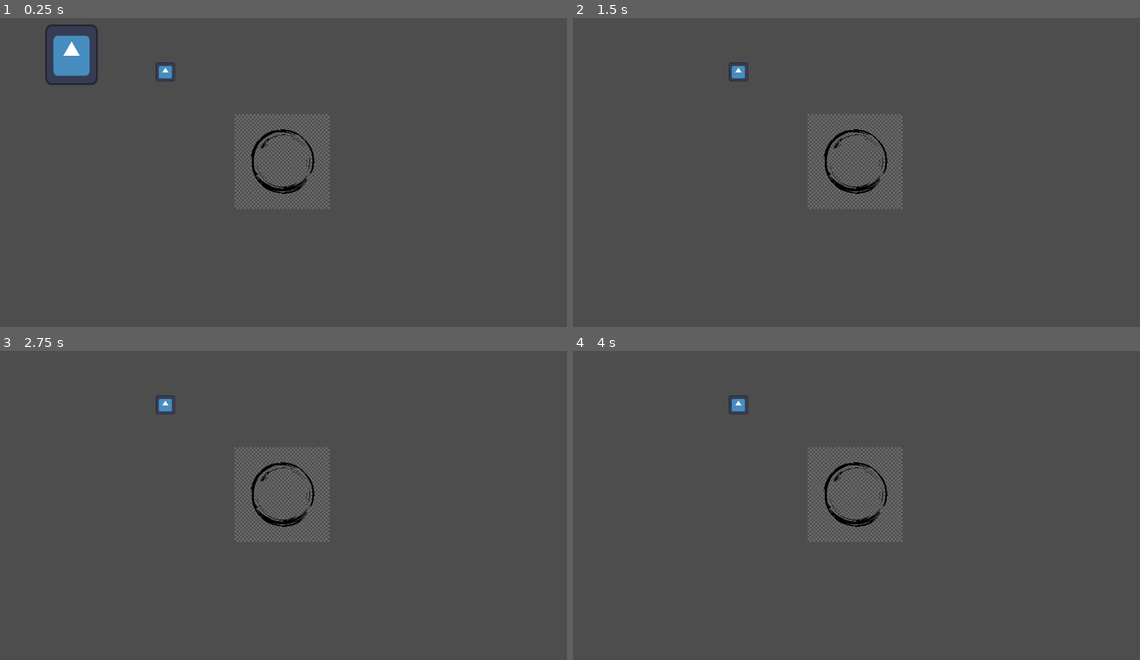
Above: before the commit, frames 1-4 (two rows, left to right).
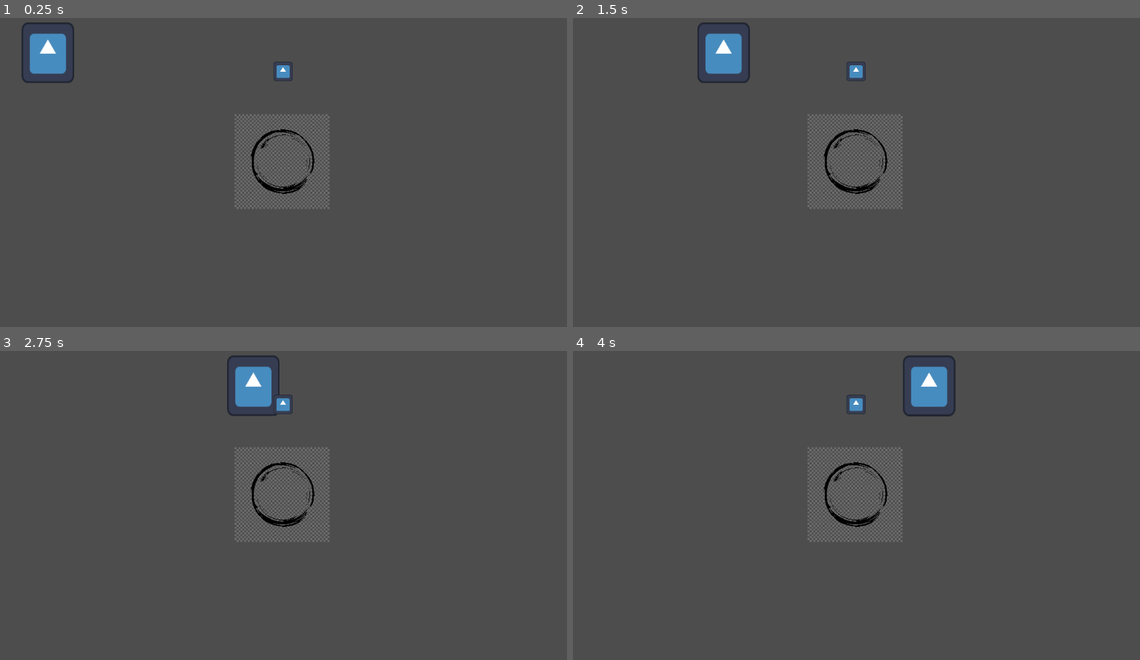
Above: after the commit, the same moments.

Repository: Sacredng/StandaloneLottoDefense
Game: Godot game, scene res://scenes/level.tscn
Two runs of this game, one before a commit and one after it. Both use one fixed random seed, a clock stepped at 60 frames per second and the inputs below. The engine's default icon, where the game draws it, is replaced by a stand-in: a white triangle on a blue panel in a dark square.
Inputs:
- Up to frame 1 (0.25 s): no input
- Up to frame 2 (1.5 s): tap Enter (ui_accept) at 0.5, 1.35 s; hold Enter (ui_accept) 0.53-1.28 s
- Up to frame 3 (2.75 s): tap Enter (ui_accept) at 1.52, 1.82 s; hold Enter (ui_accept) from 2.03 s (still down)
- Up to frame 4 (4 s): release Enter (ui_accept) at 2.78 s; tap Enter (ui_accept) at 2.85, 3.02, 3.32 s; hold Enter (ui_accept) from 3.53 s (still down)

The runs differ from the first frame. In frame 1, 1.7% of the frame differs, in the area x 3-52%, y 1-22%; in frame 2, 1.2%; in frame 3, 1.3%; in frame 4, 1.4%.

Commit message:
Added Shooting Projectiles to Towers

Diff:
--- a/standalone-lotto-defense/Scripts/EnemiesScripts/BasicEnemyScript.gd
+++ b/standalone-lotto-defense/Scripts/EnemiesScripts/BasicEnemyScript.gd
@@ -1,21 +1,28 @@
 extends CharacterBody2D
 
-@export var max_health = 10
+signal died(enemy)
 
-var current_health
+@export var max_health: int = 10
+@export var reward: int = 5
+
+var current_health: int
 
 func _ready():
 	current_health = max_health
 
-func take_damage(amount):
+func take_damage(amount: int) -> void:
 	current_health -= amount
-
 	if current_health <= 0:
 		die()
 
-func die():
+func die() -> void:
+	emit_signal("died", self)
 	queue_free()
 
-func _input(event):
-	if event.is_action_pressed("ui_accept"):
-		take_damage(5)
+func get_reward() -> int:
+	return reward
+
+# call this when enemy reaches the end of the path
+func reach_goal() -> void:
+	# notify GameManager directly or via signal
+	get_tree().current_scene.get_node("GameManager").enemy_reached_goal(self)
--- a/standalone-lotto-defense/Scripts/EnemiesScripts/path_follow_2d.gd
+++ b/standalone-lotto-defense/Scripts/EnemiesScripts/path_follow_2d.gd
@@ -1,6 +1,6 @@
 extends PathFollow2D
 
-@export var speed = 400
+@export var speed = 200
 
 func _process(delta):
 	progress += speed * delta
--- /dev/null
+++ b/standalone-lotto-defense/Scripts/Managers/GameManager.gd
@@ -0,0 +1,27 @@
+extends Node
+
+@export var starting_money: int = 100
+@export var starting_lives: int = 20
+
+var money: int
+var lives: int
+var wave: int = 0
+
+func _ready():
+	money = starting_money
+	lives = starting_lives
+
+func register_enemy(enemy: Node) -> void:
+	# Called by spawner or when enemy is instanced
+	enemy.connect("died", Callable(self, "_on_enemy_died"))
+
+func _on_enemy_died(enemy):
+	if enemy.has_method("get_reward"):
+		money += enemy.get_reward()
+	# update UI here or emit a signal
+	emit_signal("money_changed", money)
+
+func enemy_reached_goal(enemy):
+	lives -= 1
+	emit_signal("lives_changed", lives)
+	enemy.queue_free()
--- /dev/null
+++ b/standalone-lotto-defense/Scripts/Managers/UIManager.gd
@@ -0,0 +1,14 @@
+extends Node
+
+@onready var money_label: Label = $CanvasLayer/MoneyLabel
+@onready var lives_label: Label = $CanvasLayer/LivesLabel
+@onready var wave_label: Label = $CanvasLayer/WaveLabel
+
+func update_money(value: int) -> void:
+	money_label.text = str(value)
+
+func update_lives(value: int) -> void:
+	lives_label.text = str(value)
+
+func update_wave(value: int) -> void:
+	wave_label.text = "Wave " + str(value)
--- a/standalone-lotto-defense/Scripts/Managers/managers.gd
+++ /dev/null
@@ -1,11 +0,0 @@
-extends Node
-
-
-# Called when the node enters the scene tree for the first time.
-func _ready() -> void:
-	pass # Replace with function body.
-
-
-# Called every frame. 'delta' is the elapsed time since the previous frame.
-func _process(delta: float) -> void:
-	pass
--- a/standalone-lotto-defense/Scripts/Projectiles/projectiles.gd
+++ b/standalone-lotto-defense/Scripts/Projectiles/projectiles.gd
@@ -1,21 +1,31 @@
+# Projectile.gd
+class_name Projectile
 extends Area2D
 
-@export var speed = 400
-@export var damage = 5
+@export var speed: float = 400.0
+@export var damage: int = 5
 
-var target = null
+var target: Node = null
 
-func _process(delta):
+func _ready() -> void:
+	# If tower used set_meta fallback, pick it up here
+	if target == null and has_meta("target"):
+		target = get_meta("target")
+	print("Projectile ready. Target:", target)
 
-	if !is_instance_valid(target):
+func _process(delta: float) -> void:
+	if target == null or !is_instance_valid(target):
 		queue_free()
 		return
+	look_at(target.global_position)
+	global_position = global_position.move_toward(target.global_position, speed * delta)
+	if global_position.distance_to(target.global_position) < 8.0:
+		if target.has_method("take_damage"):
+			target.take_damage(damage)
+		queue_free()
 
-	global_position = global_position.move_toward(
-		target.global_position,
-		speed * delta
-	)
-
-	if global_position.distance_to(target.global_position) < 10:
-		target.take_damage(damage)
+func _on_area_entered(area: Node) -> void:
+	if area.is_in_group("EnemiesGroup"):
+		if area.has_method("take_damage"):
+			area.take_damage(damage)
 		queue_free()
--- a/standalone-lotto-defense/Scripts/TowersScripts/BasicTowerScript.gd
+++ b/standalone-lotto-defense/Scripts/TowersScripts/BasicTowerScript.gd
@@ -1,24 +1,70 @@
 extends Node2D
 
-@export var projectile_scene : PackedScene
-var enemies_in_range = []
+@export var projectile_scene: PackedScene
+@export var fire_rate: float = 2.0 # shots per second
 
-func _on_area_2d_body_entered(body):
-	print("SOMETHING ENTERED")
+var enemies_in_range: Array = []
+var cooldown: float = 0.0
 
+@onready var projectiles_parent: Node = get_tree().current_scene.get_node_or_null("Projectiles")
+
+func _ready() -> void:
+	if projectile_scene == null:
+		push_error("projectile_scene not assigned on " + str(self))
+	cooldown = 0.0
+
+func _process(delta: float) -> void:
+	cooldown = max(0.0, cooldown - delta)
+	# cleanup invalid targets
+	for e in enemies_in_range.duplicate():
+		if !is_instance_valid(e):
+			enemies_in_range.erase(e)
+
+func _on_area_2d_body_entered(body: Node) -> void:
 	if body.is_in_group("EnemiesGroup"):
-		print("ENEMY DETECTED")
 		enemies_in_range.append(body)
 
-func _on_area_2d_body_exited(body):
+func _on_area_2d_body_exited(body: Node) -> void:
 	if body.is_in_group("EnemiesGroup"):
 		enemies_in_range.erase(body)
 
-func _on_shoot_timer_timeout():
-	if enemies_in_range.size() > 0:
-		var target = enemies_in_range[0]
-		if is_instance_valid(target):
-			var projectile = projectile_scene.instantiate()
-			get_tree().current_scene.add_child(projectile)
-			projectile.global_position = global_position
-			projectile.target = target
+func _on_shoot_timer_timeout() -> void:
+	# If you use a Timer node, this function is called by the Timer signal.
+	shoot()
+
+func shoot() -> void:
+	if cooldown > 0.0:
+		return
+	if enemies_in_range.size() == 0:
+		return
+
+	var target: Node = null
+	for e in enemies_in_range:
+		if is_instance_valid(e):
+			target = e
+			break
+	if target == null:
+		return
+
+	if projectile_scene == null:
+		push_error("projectile_scene not assigned on " + str(self))
+		return
+
+	var projectile = projectile_scene.instantiate()
+
+	# set meta BEFORE add_child so projectile._ready() can pick it up
+	projectile.set_meta("target", target)
+
+	if projectiles_parent:
+		projectiles_parent.add_child(projectile)
+	else:
+		get_tree().current_scene.add_child(projectile)
+
+	projectile.global_position = global_position
+
+	# typed check using class_name
+	if projectile is Projectile:
+		projectile.target = target
+	# else: meta fallback already set; projectile._ready() will read it
+
+	cooldown = 1.0 / fire_rate
--- /dev/null
+++ b/standalone-lotto-defense/Scripts/WaveSpawner.gd
@@ -0,0 +1,67 @@
+extends Node
+
+signal wave_started(wave_number)
+signal wave_finished(wave_number)
+
+@export var enemy_scene: PackedScene
+@export var spawn_point: Node2D
+@export var spawn_points: Array[Node2D] = []
+@export var enemies_per_wave: int = 5
+@export var spawn_delay: float = 0.6
+@export var time_between_waves: float = 5.0
+@export var auto_start: bool = false
+
+var current_wave: int = 0
+var spawning: bool = false
+
+func _ready() -> void:
+	# if you only set spawn_point in the inspector, use it as the single spawn point
+	if spawn_points.is_empty() and spawn_point:
+		spawn_points.append(spawn_point)
+	if auto_start:
+		start_next_wave()
+
+func start_next_wave() -> void:
+	if spawning:
+		return
+	current_wave += 1
+	spawning = true
+	emit_signal("wave_started", current_wave)
+	# run the spawn loop asynchronously so we can await timers inside
+	_spawn_wave_async(enemies_per_wave + (current_wave - 1) * 2)
+
+func _spawn_wave_async(count: int) -> void:
+	spawn_wave(count)
+
+func spawn_wave(count: int) -> void:
+	# this function uses await inside the loop; it will not block the engine
+	var sp_count := spawn_points.size()
+	for i in range(count):
+		var e = enemy_scene.instantiate()
+		if sp_count > 0:
+			var sp = spawn_points[i % sp_count]
+			if is_instance_valid(sp):
+				e.global_position = sp.global_position
+			else:
+				e.global_position = Vector2.ZERO
+		else:
+			e.global_position = Vector2.ZERO
+
+		get_tree().current_scene.add_child(e)
+
+		# try to register with GameManager if present
+		var gm = get_tree().current_scene.get_node_or_null("GameManager")
+		if gm == null:
+			gm = get_node_or_null("/root/GameManager")
+		if gm and gm.has_method("register_enemy"):
+			gm.register_enemy(e)
+
+		await get_tree().create_timer(spawn_delay).timeout
+
+	spawning = false
+	emit_signal("wave_finished", current_wave)
+
+	# wait between waves (non-blocking)
+	await get_tree().create_timer(time_between_waves).timeout
+	# optional: auto-start next wave
+	# start_next_wave()
--- a/standalone-lotto-defense/scenes/Projectiles/BasicProjectile.tscn
+++ /dev/null
@@ -1,3 +0,0 @@
-[gd_scene format=3 uid="uid://havr6ln8cmai"]
-
-[node name="Node2D" type="Node2D" unique_id=1074003746]
--- a/standalone-lotto-defense/scenes/Projectiles/projectiles.tscn
+++ b/standalone-lotto-defense/scenes/Projectiles/projectiles.tscn
@@ -1,7 +1,7 @@
 [gd_scene format=3 uid="uid://ci8smf43uvgia"]
 
 [ext_resource type="Texture2D" uid="uid://sncpg67jg4vd" path="res://assets/sprites/circle.png" id="1_b1ryr"]
-[ext_resource type="Script" path="res://scripts/projectiles.gd" id="1_mlxh1"]
+[ext_resource type="Script" uid="uid://byvahg8mnvfso" path="res://scripts/Projectiles/projectiles.gd" id="1_mlxh1"]
 
 [sub_resource type="CircleShape2D" id="CircleShape2D_b1ryr"]
 radius = 11.0
@@ -11,6 +11,7 @@
 
 [node name="Sprite2D" type="Sprite2D" parent="." unique_id=305333001]
 modulate = Color(0.14509805, 1, 0, 1)
+self_modulate = Color(2.341346, 18.892157, 1.5645489, 0.95686275)
 position = Vector2(-3.8146973e-06, 9.536743e-07)
 scale = Vector2(0.01833333, 0.01833333)
 texture = ExtResource("1_b1ryr")
--- a/standalone-lotto-defense/scenes/Towers/BasicTower.tscn
+++ b/standalone-lotto-defense/scenes/Towers/BasicTower.tscn
@@ -1,13 +1,15 @@
 [gd_scene format=3 uid="uid://cjmel4uylrpjb"]
 
-[ext_resource type="Script" uid="uid://bdhm1mn2s31ca" path="res://scripts/TowersScripts/BasicTowerScript.gd" id="1_xvgg7"]
+[ext_resource type="Script" uid="uid://bdhm1mn2s31ca" path="res://Scripts/TowersScripts/BasicTowerScript.gd" id="1_xvgg7"]
+[ext_resource type="PackedScene" uid="uid://ci8smf43uvgia" path="res://scenes/Projectiles/projectiles.tscn" id="2_2tpgm"]
 [ext_resource type="Texture2D" uid="uid://cvl1a6w1qm71e" path="res://icon.svg" id="2_k2bua"]
 
 [sub_resource type="CircleShape2D" id="CircleShape2D_sqa50"]
-radius = 19.026299
+radius = 18.47
 
 [node name="BasicTower" type="Node2D" unique_id=736489875]
 script = ExtResource("1_xvgg7")
+projectile_scene = ExtResource("2_2tpgm")
 
 [node name="BasicTowerSprite" type="Sprite2D" parent="." unique_id=216653189]
 scale = Vector2(0.296875, 0.296875)
@@ -19,6 +21,7 @@
 shape = SubResource("CircleShape2D_sqa50")
 
 [node name="ShootTimer" type="Timer" parent="." unique_id=1626236018]
+wait_time = 0.5
 autostart = true
 
 [connection signal="body_entered" from="Area2D" to="." method="_on_area_2d_body_entered"]
--- /dev/null
+++ b/standalone-lotto-defense/scenes/WaveSpawner.tscn
@@ -0,0 +1,6 @@
+[gd_scene format=3 uid="uid://cldktupsighd4"]
+
+[ext_resource type="Script" uid="uid://mcwgjr0tal3n" path="res://scripts/WaveSpawner.gd" id="1_ucy73"]
+
+[node name="WaveSpawner" type="Node2D" unique_id=1033140573]
+script = ExtResource("1_ucy73")
--- a/standalone-lotto-defense/scenes/level.tscn
+++ b/standalone-lotto-defense/scenes/level.tscn
@@ -1,6 +1,7 @@
 [gd_scene format=3 uid="uid://c2acfjjd212t"]
 
 [ext_resource type="PackedScene" uid="uid://dbjn8g1wok2pp" path="res://scenes/Player/player.tscn" id="1_k5jlv"]
+[ext_resource type="Script" uid="uid://bdamjpc06lsg5" path="res://scripts/Managers/GameManager.gd" id="1_qifjx"]
 [ext_resource type="PackedScene" uid="uid://cvppoayj8vucs" path="res://scenes/enemies/BasicEnemy.tscn" id="2_6vs76"]
 [ext_resource type="Script" uid="uid://b7ayx1mrct061" path="res://Scripts/EnemiesScripts/path_follow_2d.gd" id="2_kl8ac"]
 [ext_resource type="PackedScene" uid="uid://cjmel4uylrpjb" path="res://scenes/Towers/BasicTower.tscn" id="4_kl8ac"]
@@ -12,6 +13,7 @@
 point_count = 6
 
 [node name="Level" type="Node2D" unique_id=424731645]
+script = ExtResource("1_qifjx")
 
 [node name="Player" parent="." unique_id=104606780 instance=ExtResource("1_k5jlv")]
 position = Vector2(576, 311)
@@ -27,8 +29,6 @@
 script = ExtResource("2_kl8ac")
 
 [node name="BasicEnemy" parent="Path2D/PathFollow2D" unique_id=1586910666 instance=ExtResource("2_6vs76")]
-position = Vector2(7.6623535, 4.270996)
-rotation = -0.00035383407
 
 [node name="BasicTower" parent="." unique_id=736489875 instance=ExtResource("4_kl8ac")]
-position = Vector2(345, 133)
+position = Vector2(578, 132)
Not shown, added: standalone-lotto-defense/Scripts/Managers/GameManager.gd.uid
Not shown, added: standalone-lotto-defense/Scripts/Managers/UIManager.gd.uid
Not shown, removed: standalone-lotto-defense/Scripts/Managers/managers.gd.uid
Not shown, added: standalone-lotto-defense/Scripts/WaveSpawner.gd.uid
